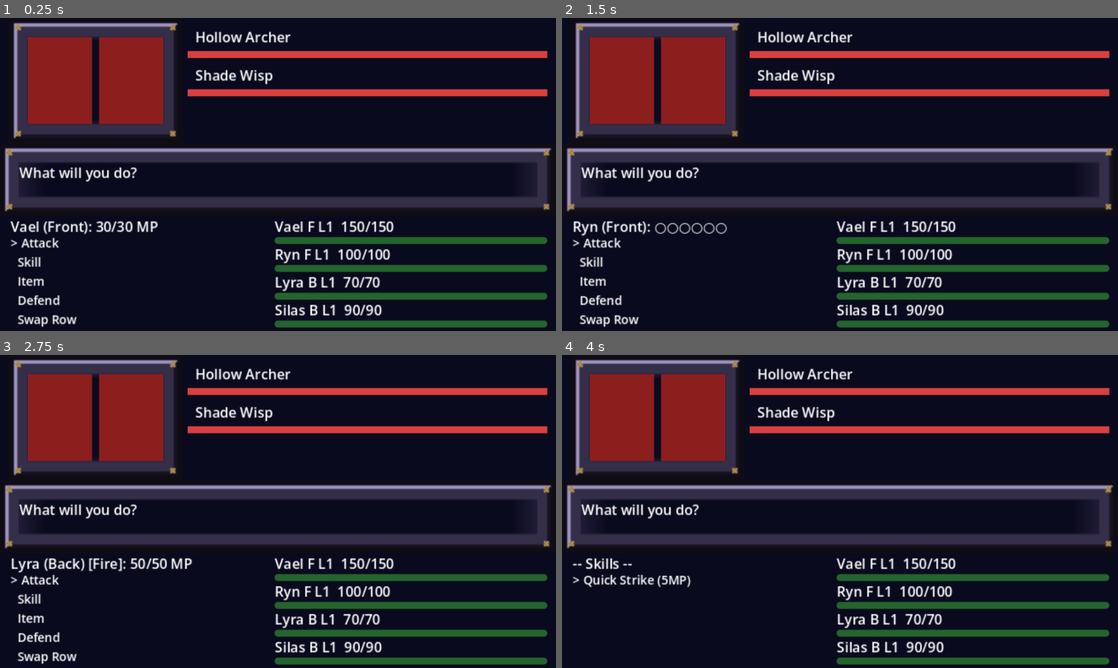
Above: before the commit, frames 1-4 (two rows, left to right).
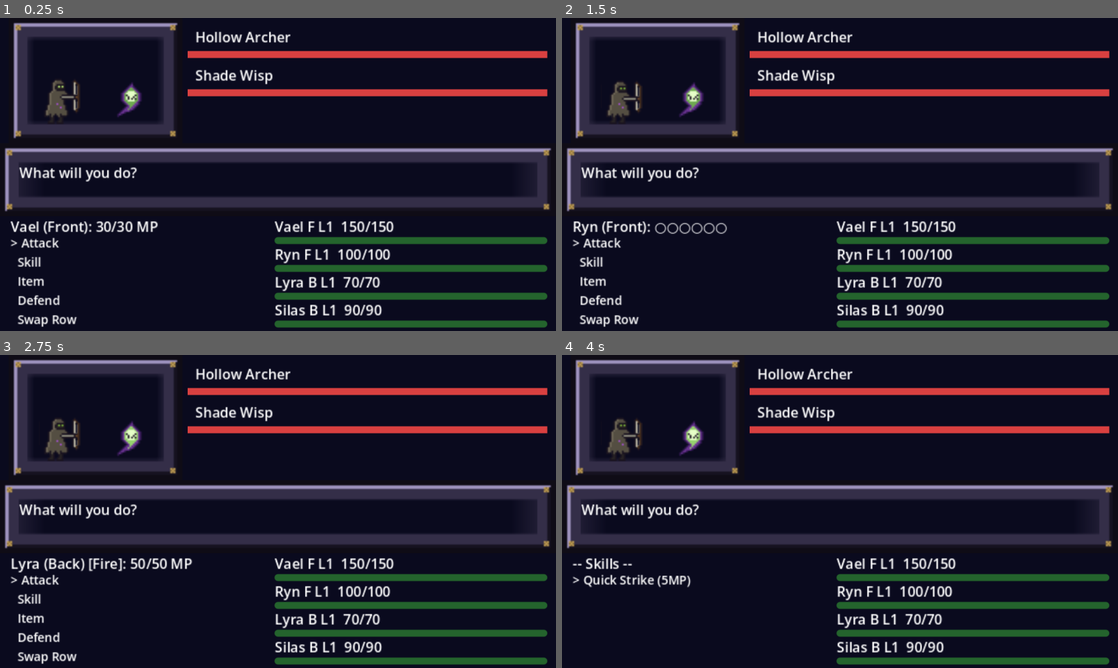
Above: after the commit, the same moments.

Repository: corytomlinson-oss/project_divine_light
Game: Godot game, scene res://scenes/battle/Battle.tscn
The game is run twice, just before and just after one commit, with the same random seed, the same clock (stepped at 60 frames per second) and the same inputs. This scene is started directly instead of the project's main scene.
Inputs:
- Up to frame 1 (0.25 s): no input
- Up to frame 2 (1.5 s): tap Enter (ui_accept) at 0.5, 0.77 s; hold Up (ui_up) from 0.53 s (still down); tap E at 0.6, 1.35 s
- Up to frame 3 (2.75 s): tap Enter (ui_accept) at 1.52, 2 s; release Up (ui_up) at 2.03 s; hold Left (ui_left) from 2.03 s (still down); tap E at 2.1 s
- Up to frame 4 (4 s): tap E at 2.85, 3.6 s; tap Enter (ui_accept) at 3.02, 3.5, 3.77 s; release Left (ui_left) at 3.53 s; hold Down (ui_down) from 3.53 s (still down)

The runs differ from the first frame. In frame 1, 6.5% of the frame differs, in the area x 5-30%, y 6-34%; in frame 2, 6.5%; in frame 3, 6.5%; in frame 4, 6.5%.

Commit message:
Milestone 16: hand-placed battle sprites for all 8 enemies
2-frame idle sheets (24x32, 48x48 boss) replacing the red placeholder
blocks, plus tween-based attack lunge, hit flash/shake and death fade.
Hurt/death are detected from HP changes in _update_enemy_ui() so every
damage source animates.

Co-Authored-By: Claude Opus 5.5 <noreply@anthropic.com>

Diff:
--- a/divine-light/scripts/battle/Battle.gd
+++ b/divine-light/scripts/battle/Battle.gd
@@ -150,6 +150,14 @@
 var _enemy_labels: Array = []
 var _enemy_hp_bars: Array = []
 var _enemy_sprites: Array = []
+# Per-enemy animation state, parallel to _enemy_sprites: resting position (the
+# point every tween returns to), last seen HP (a drop means "just got hit"),
+# whether the death fade already played, and the running tween (killed before
+# a new one starts, so a hit landing mid-lunge doesn't leave it off-position).
+var _enemy_home: Array = []
+var _enemy_last_hp: Array = []
+var _enemy_death_shown: Array = []
+var _enemy_tweens: Array = []
 
 # Battle state
 var _selecting_index: int = 0
@@ -248,14 +256,31 @@
 	var sprite_w := (78.0 - gap * (count - 1)) / count
 	var row_h := 22.0
 
+	_enemy_home = []
+	_enemy_last_hp = []
+	_enemy_death_shown = []
+	_enemy_tweens = []
 	for i in count:
 		var sx := 16.0 + i * (sprite_w + gap)
-		var sprite := ColorRect.new()
-		sprite.position = Vector2(sx, 11)
-		sprite.size = Vector2(sprite_w, 50)
-		sprite.color = Color(0.55, 0.12, 0.12, 1)
+		var sprite: CanvasItem = _make_enemy_sprite(_enemies[i].display_name)
+		if sprite == null:
+			# No art for this enemy yet - keep the old placeholder block.
+			var rect := ColorRect.new()
+			rect.position = Vector2(sx, 11)
+			rect.size = Vector2(sprite_w, 50)
+			rect.color = Color(0.55, 0.12, 0.12, 1)
+			sprite = rect
+		else:
+			# Centered sprite, standing on the same ground line (y=61) the
+			# placeholder blocks used, so every size lines up at the feet.
+			var h: float = (sprite as AnimatedSprite2D).sprite_frames.get_frame_texture(&"default", 0).get_height()
+			sprite.position = Vector2(sx + sprite_w / 2.0, 61.0 - h / 2.0)
 		$EnemyArea.add_child(sprite)
 		_enemy_sprites.append(sprite)
+		_enemy_home.append(sprite.position)
+		_enemy_last_hp.append(_enemies[i].hp)
+		_enemy_death_shown.append(false)
+		_enemy_tweens.append(null)
 
 		var label := Label.new()
 		label.position = Vector2(108, 5 + i * row_h)
@@ -277,6 +302,91 @@
 		bar_fill.color = Color(0.85, 0.25, 0.25, 1)
 		$EnemyArea.add_child(bar_fill)
 		_enemy_hp_bars.append(bar_fill)
+
+
+## Battle sprite for an enemy, from assets/sprites/enemies/<name_in_snake_case>.png
+## (2 idle frames side by side, see assets/sprites/source/build_enemies.py).
+## Returns null when an enemy has no art yet.
+func _make_enemy_sprite(enemy_name: String) -> AnimatedSprite2D:
+	var path := "res://assets/sprites/enemies/%s.png" % enemy_name.to_lower().replace(" ", "_")
+	if not ResourceLoader.exists(path):
+		return null
+	var tex: Texture2D = load(path)
+	var w := int(tex.get_width() / 2.0)
+	var frames := SpriteFrames.new()
+	frames.set_animation_speed(&"default", 2.0)
+	for f in 2:
+		var atlas := AtlasTexture.new()
+		atlas.atlas = tex
+		atlas.region = Rect2(f * w, 0, w, tex.get_height())
+		frames.add_frame(&"default", atlas)
+	var sprite := AnimatedSprite2D.new()
+	sprite.sprite_frames = frames
+	# Slightly different pace and phase per enemy, so a group of the same
+	# enemy doesn't breathe in lockstep.
+	sprite.speed_scale = randf_range(0.85, 1.15)
+	sprite.play(&"default")
+	sprite.frame_progress = randf()
+	return sprite
+
+
+func _restart_enemy_tween(i: int) -> Tween:
+	if _enemy_tweens[i] != null:
+		_enemy_tweens[i].kill()
+	var sprite: CanvasItem = _enemy_sprites[i]
+	sprite.position = _enemy_home[i]
+	var t := create_tween()
+	_enemy_tweens[i] = t
+	return t
+
+
+## Short hop toward the party when an enemy takes its turn.
+func _anim_enemy_attack(i: int) -> void:
+	if i < 0 or i >= _enemy_sprites.size():
+		return
+	var home: Vector2 = _enemy_home[i]
+	var t := _restart_enemy_tween(i)
+	t.tween_property(_enemy_sprites[i], "position", home + Vector2(6, 0), 0.08)
+	t.tween_property(_enemy_sprites[i], "position", home, 0.12)
+
+
+## White flash plus a quick side-to-side shake when an enemy loses HP.
+func _anim_enemy_hurt(i: int) -> void:
+	var sprite: CanvasItem = _enemy_sprites[i]
+	var home: Vector2 = _enemy_home[i]
+	var t := _restart_enemy_tween(i)
+	sprite.modulate = Color(2.5, 2.5, 2.5)
+	t.set_parallel(true)
+	t.tween_property(sprite, "modulate", Color.WHITE, 0.25)
+	var delay := 0.0
+	for dx: int in [2, -2, 1, 0]:
+		t.tween_property(sprite, "position", home + Vector2(dx, 0), 0.04).set_delay(delay)
+		delay += 0.04
+
+
+## The Unraveling takes it back: flash, then sink while fading to violet.
+func _anim_enemy_death(i: int) -> void:
+	var sprite: CanvasItem = _enemy_sprites[i]
+	var t := _restart_enemy_tween(i)
+	sprite.modulate = Color(2.5, 2.5, 2.5)
+	t.tween_property(sprite, "modulate", Color(0.8, 0.35, 1.0, 1.0), 0.12)
+	t.tween_property(sprite, "modulate", Color(0.8, 0.35, 1.0, 0.0), 0.5)
+	t.parallel().tween_property(sprite, "position", _enemy_home[i] + Vector2(0, 4), 0.5)
+
+
+## Called from _update_enemy_ui(): compares each enemy's HP to what it was on
+## the previous refresh, so every damage source (attacks, skills, poison/
+## burn/bleed ticks, the F3 debug win) animates without hooking each one.
+func _animate_enemy_hp_changes() -> void:
+	for i in mini(_enemies.size(), _enemy_sprites.size()):
+		var enemy: Combatant = _enemies[i]
+		if enemy.is_ko:
+			if not _enemy_death_shown[i]:
+				_enemy_death_shown[i] = true
+				_anim_enemy_death(i)
+		elif enemy.hp < _enemy_last_hp[i]:
+			_anim_enemy_hurt(i)
+		_enemy_last_hp[i] = enemy.hp
 
 
 func _input(event: InputEvent) -> void:
@@ -1313,6 +1423,7 @@
 	var targets: Array = _party.filter(func(c): return c.is_alive())
 	if targets.is_empty():
 		return
+	_anim_enemy_attack(_enemies.find(enemy))
 
 	var phase_note := ""
 	if enemy.is_boss:
@@ -1507,6 +1618,7 @@
 
 
 func _update_enemy_ui() -> void:
+	_animate_enemy_hp_changes()
 	for i in _enemies.size():
 		if i >= _enemy_labels.size():
 			break
Binary file added: divine-light/assets/sprites/enemies/blighted_wolf.png
Not shown, added: divine-light/assets/sprites/enemies/blighted_wolf.png.import
Binary file added: divine-light/assets/sprites/enemies/corrupted_farmer.png
Not shown, added: divine-light/assets/sprites/enemies/corrupted_farmer.png.import
Binary file added: divine-light/assets/sprites/enemies/cursed_paladin.png
Not shown, added: divine-light/assets/sprites/enemies/cursed_paladin.png.import
Binary file added: divine-light/assets/sprites/enemies/fallen_priest.png
Not shown, added: divine-light/assets/sprites/enemies/fallen_priest.png.import
Binary file added: divine-light/assets/sprites/enemies/hollow_archer.png
Not shown, added: divine-light/assets/sprites/enemies/hollow_archer.png.import
Binary file added: divine-light/assets/sprites/enemies/hollow_warden.png
Not shown, added: divine-light/assets/sprites/enemies/hollow_warden.png.import
(and 7 more such lines)
